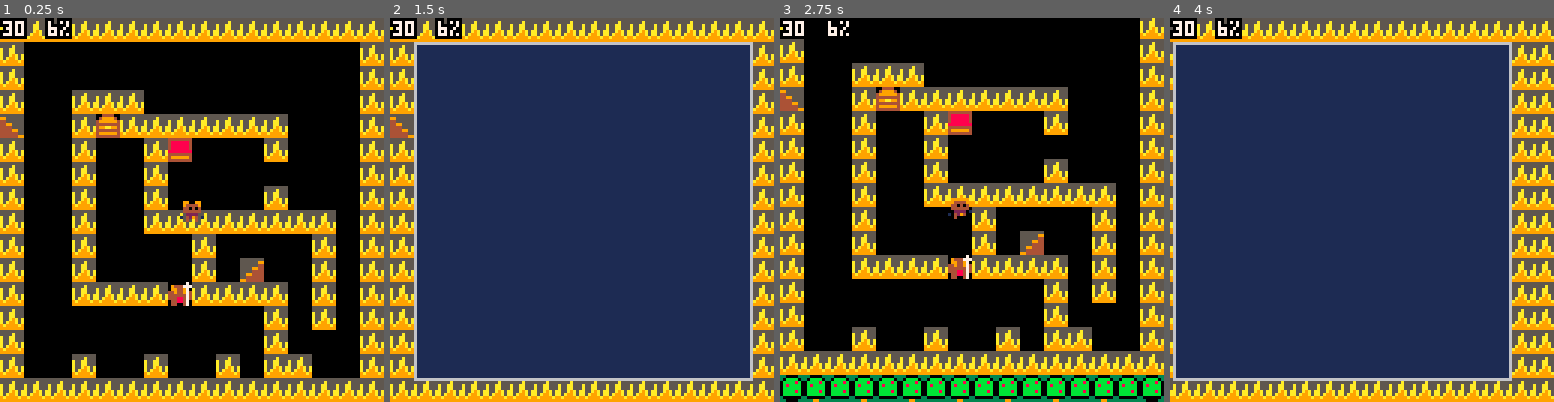
Above: before the commit, frames 1-4 (left to right).
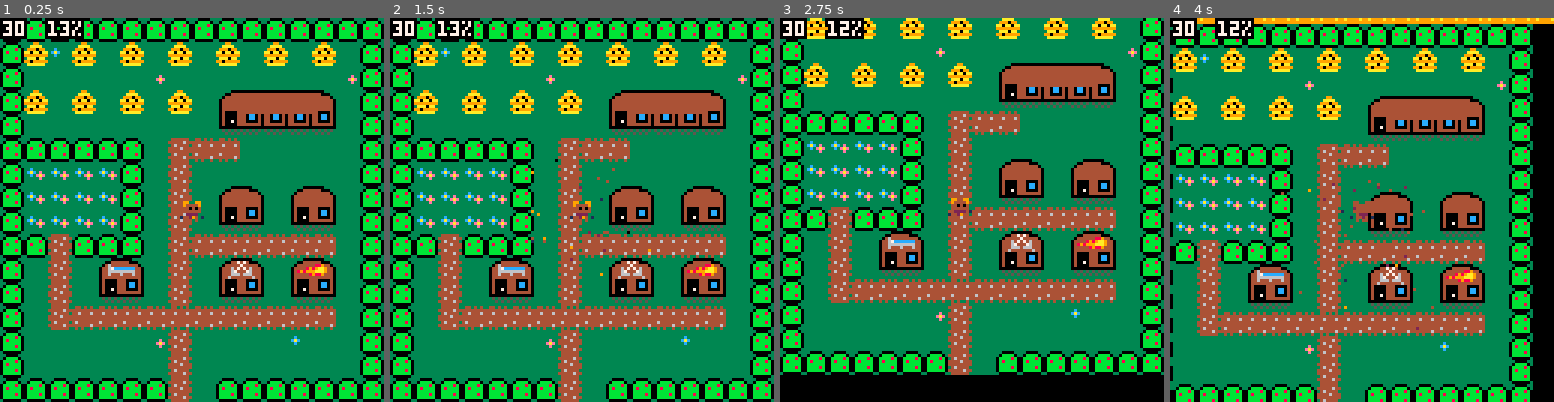
Above: after the commit, the same moments.

Repository: scizzorz/bare-quest-pico8
Game: PICO-8 cartridge barequest.p8
Two runs of this game, one before a commit and one after it. Both use one fixed random seed, a clock stepped at 60 frames per second and the inputs below.
Inputs:
- Up to frame 1 (0.25 s): no input
- Up to frame 2 (1.5 s): tap O (Z key) at 0.33, 0.7, 1.43 s; tap X (X key) at 1.07 s
- Up to frame 3 (2.75 s): hold Left 1.97-2.37 s; tap X (X key) at 2.07, 2.4, 2.73 s; tap O (Z key) at 2.22 s; hold Down from 2.42 s (still down)
- Up to frame 4 (4 s): release Down at 2.82 s; hold Right 2.87-3.53 s; tap X (X key) at 3.07, 3.4, 3.73 s; tap O (Z key) at 3.1, 3.98 s; hold Up from 3.58 s (still down)

The runs differ from the first frame. In frame 1, 95% of the frame differs, in the area x 0-100%, y 0-100%; in frame 2, 99%; in frame 3, 93%; in frame 4, 99%.

Commit message:
Start hero in the town

Diff:
--- a/barequest.p8
+++ b/barequest.p8
@@ -267,7 +267,7 @@
 function world()
   local hero = _sprite(hero_anims, function() palt(c_black, false) palt(c_red, true) end)
   hero.x = 60
-  hero.y = 60
+  hero.y = 188
   hero:set_anim("walk_down")
   hero.dir = "down"
 
